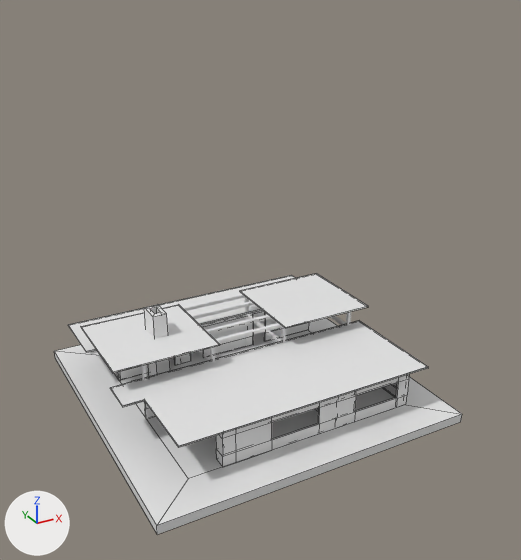
Two versions of the Blender file GameClub.blend, one commit apart.
Rendered twice from a camera (50 mm lens) standing at (-29.0, -55.9, 39.4) and looking at (0.1, -2.8, 12.9). Arrows for +X, +Y and +Z are at lower left; the lights stay in place. Mesh edges are drawn as thin lines on the coarser meshes. Materials are left out; every surface is plain grey.

In view in the first picture: 'GameClubChimeny', 'GameClubColumns', 'GameClubFloor', 'GameClubRoof', 'GameClubWalls'.
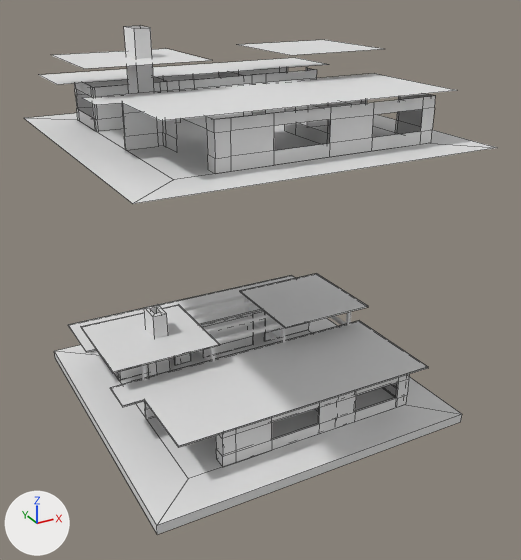
Changed parts and their boxes (x1, y1, x2, y2) in the pictures (521 x 560 px):
```json
{"object": "GameClubWalls.001", "change": "added", "after": [24, 26, 497, 204]}
```

Edits to the scene script, one JSON object a line:
```json
{"op": "add", "block": "me_gameclubwalls_001", "code": ["me_gameclubwalls_001 = bpy.data.meshes.new('GameClubWalls.001')", "me_gameclubwalls_001.from_pydata(...)  # 254 vertices, 139 faces; spans x -15.5..14.6, y -15.3..14.9, z 26.1..34.8"]}
{"op": "add", "block": "ob_gameclubwalls_001", "code": ["ob_gameclubwalls_001 = bpy.data.objects.new('GameClubWalls.001', me_gameclubwalls_001)", "ob_gameclubwalls_001.location = (0.0, 0.0, 0.0)"]}
```
